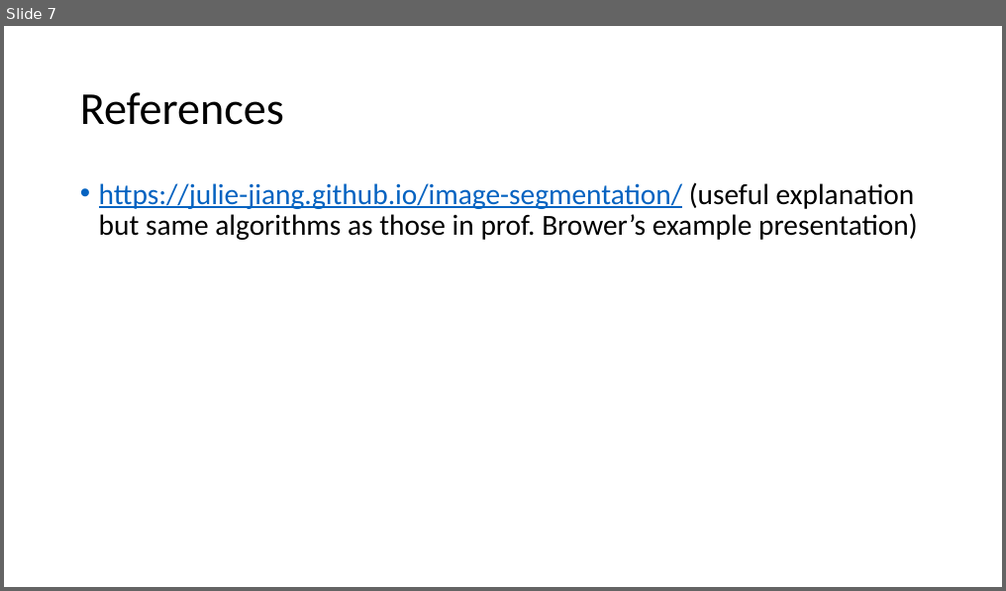
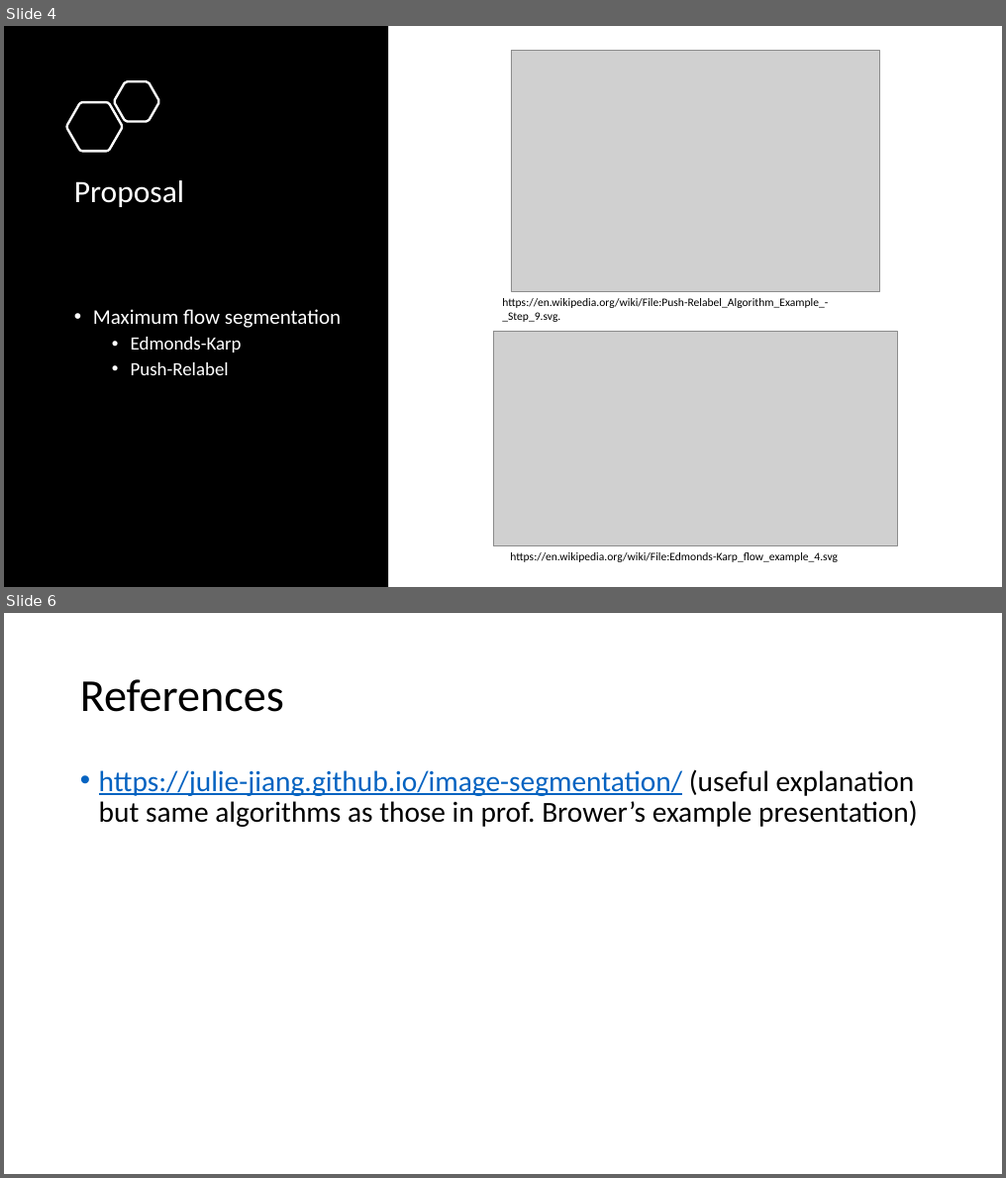
Before and after one commit to Flymindo/EC504_FinalProject, a slide deck: Presentation.pptx. Shown one above the other, each under a label of ours: slide 7 before the commit, slides 4 and 6 after it; the slides between them are not shown. The pictures are 1006x591 and 1006x1178 pixels, drawn with LibreOffice and Linux fonts; fonts in the diff are those of the drawing; grey boxes stand for pictures. Boxes give left, top, right and bottom in pixels: in the first picture for what was removed or moved away, otherwise in the second. Text is boxed around its words. In the diff, an @@ line names an element or a change of style, - is before the commit and + after.

```diff
--- a/Presentation.pptx
+++ b/Presentation.pptx
@@ slide 4 added at bbox=[4, 26, 1002, 587], background #FFFFFF @@
@@ rectangle added at bbox=[4, 26, 388, 587], fill #000000 @@
@@ picture added at bbox=[511, 51, 879, 291] @@
@@ freeform shape added at bbox=[114, 82, 159, 122], outline #FFFFFF 2.25 pt @@
@@ freeform shape added at bbox=[67, 102, 122, 151], outline #FFFFFF 2.25 pt @@
@@ title added at bbox=[74, 180, 184, 207], 30 pt, text #FFFFFF @@
+Proposal
@@ text added at bbox=[93, 309, 341, 375], 18 pt, text #FFFFFF @@
+• Maximum flow segmentation
+  • Edmonds-Karp
+  • Push-Relabel
@@ text added at bbox=[502, 298, 828, 322], 11 pt, text #000000 @@
+https://en.wikipedia.org/wiki/File:Push-Relabel_Algorithm_Example_-_Step_9.svg.
@@ picture added at bbox=[493, 331, 897, 547] @@
@@ text added at bbox=[510, 553, 838, 563], 11 pt, text #000000 @@
+https://en.wikipedia.org/wiki/File:Edmonds-Karp_flow_example_4.svg
@@ what was slide 7 is now slide 6 @@
```
Also in this commit, not shown: 1 other slide added, 3 slides removed, 3 other files.
